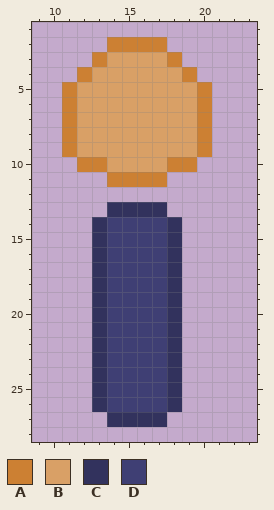
One commit to this pixel-art file: Sprites/hunter_placeholder.aseprite. That is the earlier state.
32x32 pixels, 1 frame. Shown: x 9..23, y 1..28.
Palette (. is transparent): A #cc8033  B #d9a066  C #32325d  D #3f3f74
Pixels before, first column x 11:
 2 ...AAAA...
 3 ..ABBBBA..
 4 .ABBBBBBA.
 5 ABBBBBBBBA
 6 ABBBBBBBBA
 7 ABBBBBBBBA
 8 ABBBBBBBBA
 9 ABBBBBBBBA
10 .AABBBBAA.
11 ...AAAA...
12 ..........
13 ...CCCC...
14 ..CDDDDC..
15 ..CDDDDC..
16 ..CDDDDC..
17 ..CDDDDC..
18 ..CDDDDC..
19 ..CDDDDC..
20 ..CDDDDC..
21 ..CDDDDC..
22 ..CDDDDC..
23 ..CDDDDC..
24 ..CDDDDC..
25 ..CDDDDC..
26 ..CDDDDC..
27 ...CCCC...
And afterwards:
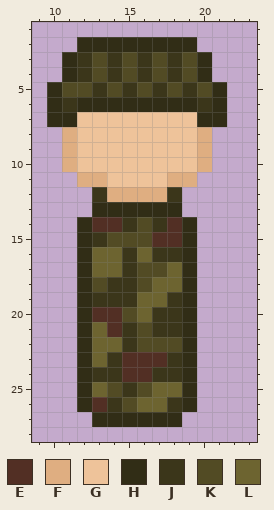
Colours new in this view: E #522f24  F #dfae81  G #eec39a  H #312d16  J #3b361a  K #524b24  L #6d6430
Diff:
Changed rows in their new state; - is an unchanged pixel.
first column x 10:
 2 --HHHHHHHH--
 3 -HJKJKJKJKH-
 4 -HJKJKJKJKH-
 5 HKKJKJKJKJKH
 6 HJHHHHHHHHJH
 7 HHGGGGGGGGHH
 8 -FGGGGGGGGF-
 9 -FGGGGGGGGF-
10 -FGGGGGGGGF-
11 --FFGGGGFF--
12 ---JFFFFJ---
13 ---HHHHHH---
14 --HEEJKJEH--
15 --HJKKKEEH--
16 --HLLJLJJH--
17 --HLLJKKLH--
18 --HKJJKLLH--
19 --HJJJLLJH--
20 --HEEKLJJH--
21 --HLEJKJJH--
22 --HLLJKKKH--
23 --HLJEEEJH--
24 --HJJEEJJH--
25 --HLKJKLLH--
26 --HEJKLLJH--
27 ---HHHHHH---
